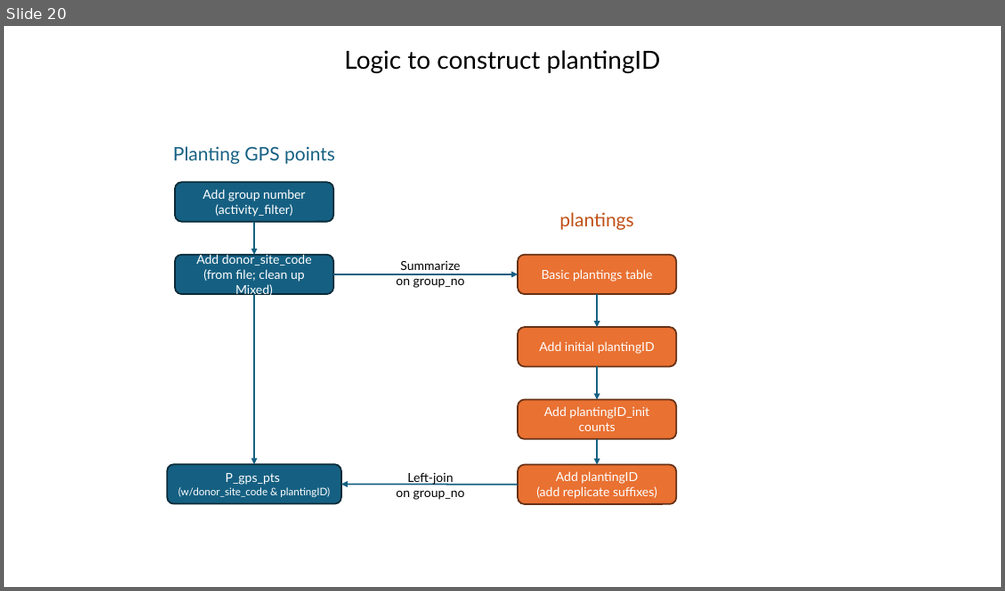
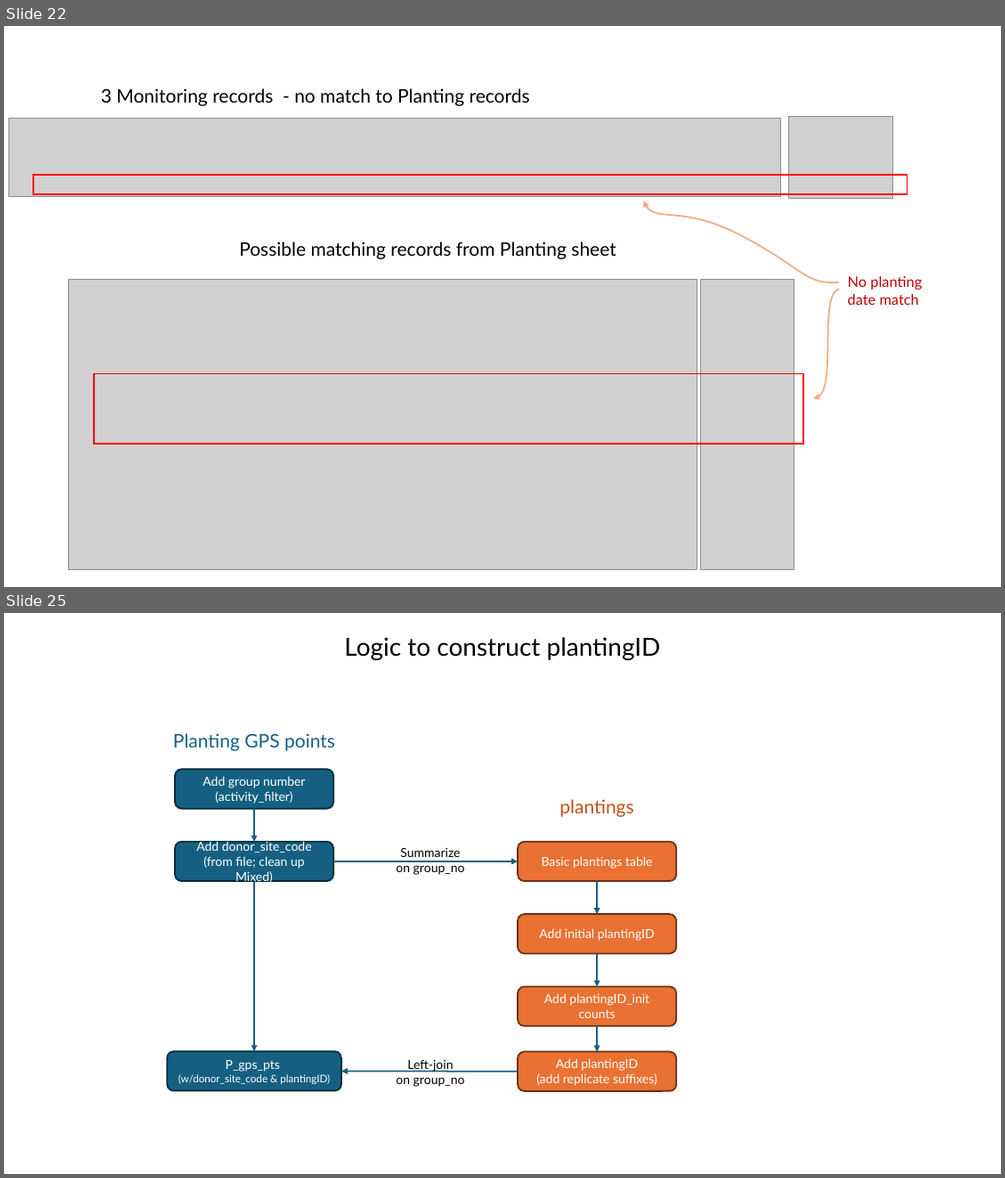
Before and after one commit to WA-Nearshore/seagrass-restoration-processing, a slide deck: docs/seagrass_restoration_storymap_notes.pptx. Shown one above the other, each under a label of ours: slide 20 before the commit, slides 22 and 25 after it; the slides between them are not shown. The pictures are 1005x591 and 1005x1178 pixels, drawn with LibreOffice and Linux fonts; fonts in the diff are those of the drawing; grey boxes stand for pictures. Boxes give left, top, right and bottom in pixels: in the first picture for what was removed or moved away, otherwise in the second. Text is boxed around its words. In the diff, an @@ line names an element or a change of style, - is before the commit and + after.

Commit message:
Still working on monitoring matching.

```diff
--- a/docs/seagrass_restoration_storymap_notes.pptx
+++ b/docs/seagrass_restoration_storymap_notes.pptx
@@ slide 22 added at [4, 26, 1001, 587], background #FFFFFF @@
@@ text added at [101, 88, 530, 106], 18 pt, text #000000 @@
+3 Monitoring records - no match to Planting records
@@ picture added at [8, 118, 780, 197] @@
@@ picture added at [788, 116, 892, 198] @@
@@ rectangle added at [34, 175, 907, 194], outline #FF0000 1.5 pt @@
@@ freeform shape added at [643, 201, 839, 282], outline #F2AA84 1.5 pt @@
@@ text added at [239, 241, 615, 259], 18 pt, text #000000 @@
+Possible matching records from Planting sheet
@@ picture added at [68, 279, 696, 569] @@
@@ picture added at [701, 279, 794, 569] @@
@@ freeform shape added at [813, 289, 840, 398], outline #F2AA84 1.5 pt @@
@@ text added at [848, 276, 922, 305], 14 pt, text #C00000 @@
+No planting date match
@@ rectangle added at [94, 374, 804, 444], outline #FF0000 1.5 pt @@
@@ what was slide 20 is now slide 25 @@
```
Also in this commit, not shown: 3 slides changed, 5 other slides added, 4 other files.
